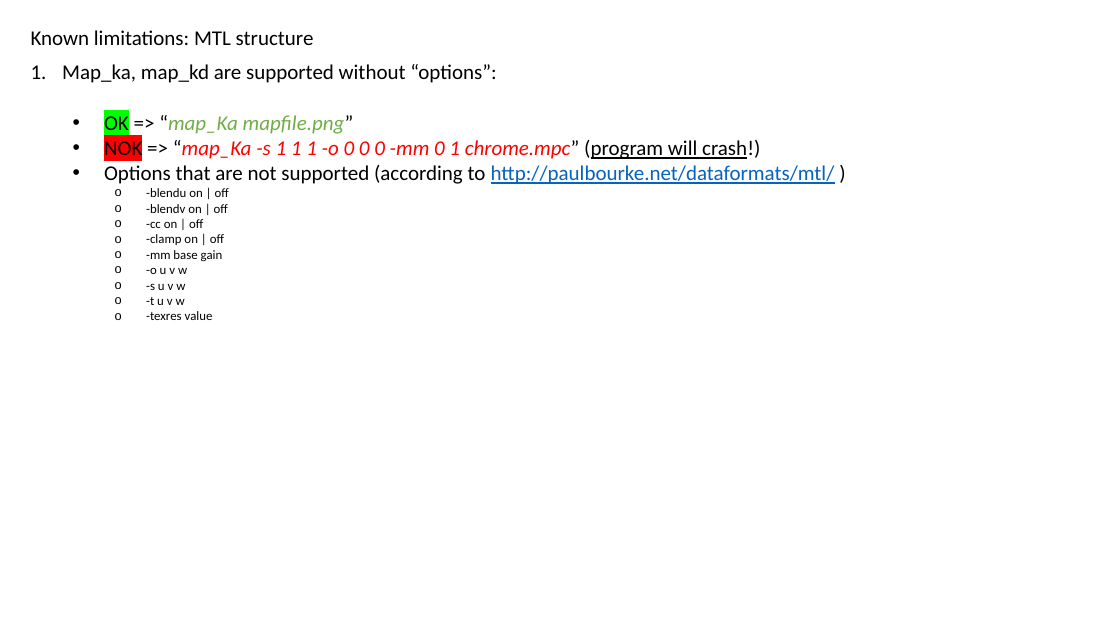
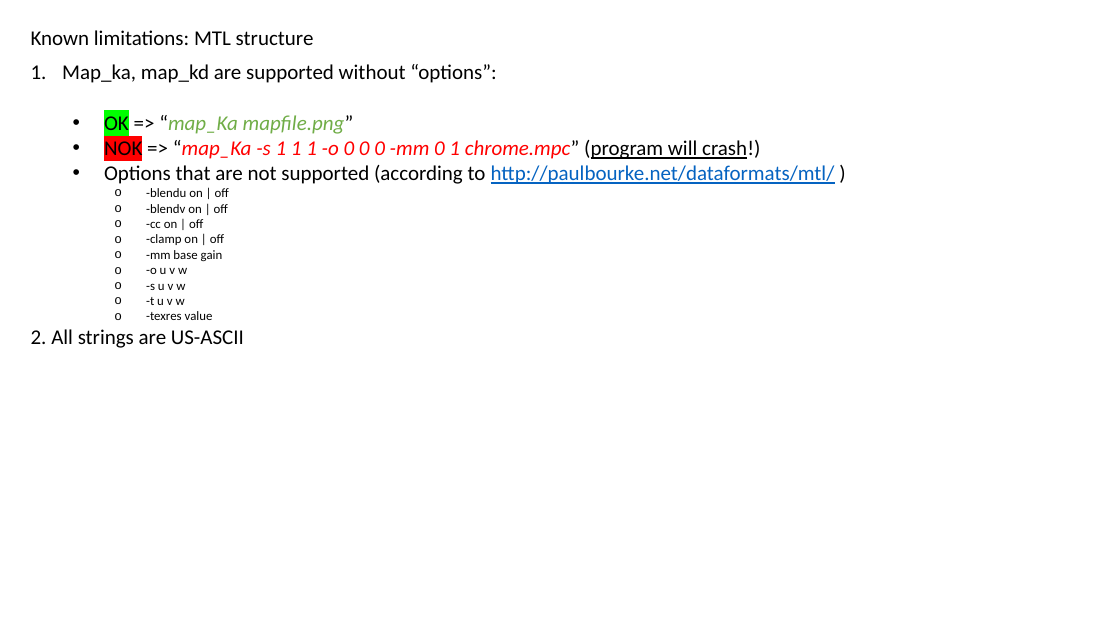
Before and after one commit to george2209/WavefrontOBJSerializer, a slide deck: slide 10 of docs/OBJ to binary structure_20210611_V1.1.pptx (slide 8 before the commit). Drawn at 1120x630 pixels with LibreOffice and Linux fonts; fonts in the diff are those of the drawing. Boxes give left, top, right and bottom in pixels: in the first picture for what was removed or moved away, otherwise in the second. Text is boxed around its words. In the diff, an @@ line names an element or a change of style, - is before the commit and + after.

```diff
--- a/docs/OBJ to binary structure_20210611_V1.1.pptx
+++ b/docs/OBJ to binary structure_20210611_V1.1.pptx
@@ text at box(31, 329, 244, 348): paragraph added @@
+2. All strings are US-ASCII
```
Also in this commit, not shown: 2 other slides changed, 3 slides added, 1 slide removed, 6 other files.
